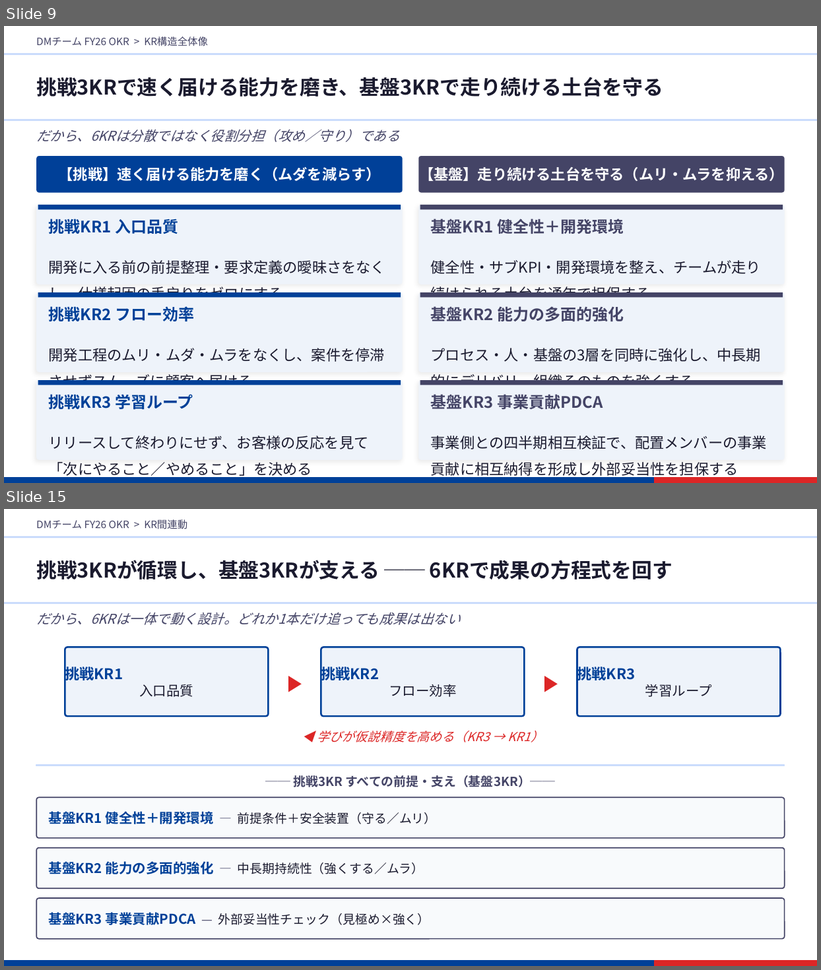
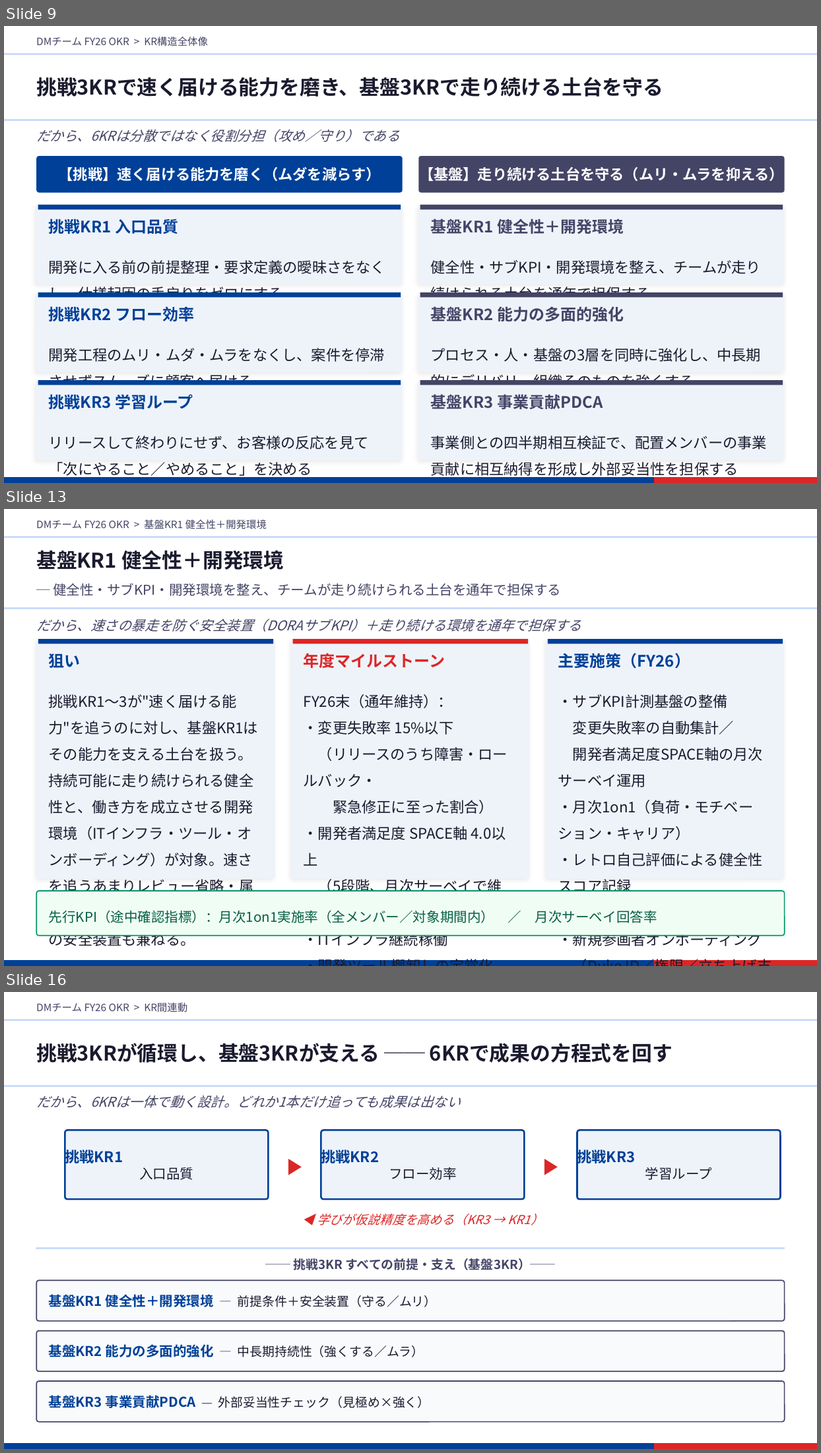
Before and after one commit to 4hey4hey/claude-workspace, a slide deck: outputs/pptx/2026-04-19_dm-okr-fy26-for-gm.pptx. Shown one above the other, each under a label of ours: slides 9 and 15 before the commit, slides 9, 13 and 16 after it; the slides between them are not shown. The pictures are 821x970 and 821x1453 pixels, drawn with LibreOffice and Linux fonts; fonts in the diff are those of the drawing. Boxes give left, top, right and bottom in pixels: in the first picture for what was removed or moved away, otherwise in the second. Text is boxed around its words. In the diff, an @@ line names an element or a change of style, - is before the commit and + after.

```diff
--- a/outputs/pptx/2026-04-19_dm-okr-fy26-for-gm.pptx
+++ b/outputs/pptx/2026-04-19_dm-okr-fy26-for-gm.pptx
@@ slide 13 added at bbox=[4, 509, 817, 966], background #FFFFFF @@
@@ text added at bbox=[36, 520, 267, 529], 9 pt, text #444466 @@
+DMチーム FY26 OKR > 基盤KR1 健全性＋開発環境
@@ rectangle added at bbox=[4, 537, 817, 537], fill #CADCFC, outline #CADCFC 1 pt @@
@@ text added at bbox=[36, 550, 284, 570], 18 pt, text #1A1A2E, bold @@
+基盤KR1 健全性＋開発環境
@@ text added at bbox=[53, 583, 561, 596], 12 pt, text #444466 @@
+─ 健全性・サブKPI・開発環境を整え、チームが走り続けられる土台を通年で担保する
@@ rectangle added at bbox=[4, 608, 817, 609], fill #CADCFC, outline #CADCFC 1 pt @@
@@ text added at bbox=[36, 619, 582, 632], 12 pt, text #444466, italic @@
+だから、速さの暴走を防ぐ安全装置（DORAサブKPI）＋走り続ける環境を通年で担保する
@@ rounded rectangle added at bbox=[36, 639, 275, 879], fill #EEF3FA @@
@@ rectangle added at bbox=[38, 639, 273, 644], fill #004098 @@
@@ rounded rectangle added at bbox=[291, 639, 529, 879], fill #EEF3FA @@
@@ rectangle added at bbox=[292, 639, 527, 644], fill #DC2626 @@
@@ rounded rectangle added at bbox=[547, 639, 785, 879], fill #EEF3FA @@
@@ rectangle added at bbox=[548, 639, 783, 644], fill #004098 @@
@@ text added at bbox=[49, 654, 81, 668], 14 pt, text #004098, bold @@
+狙い
@@ text added at bbox=[304, 653, 446, 668], 14 pt, text #DC2626, bold @@
+年度マイルストーン
@@ text added at bbox=[558, 653, 690, 669], 14 pt, text #004098, bold @@
+主要施策（FY26）
@@ text added at bbox=[49, 694, 258, 947], 13 pt, text #1A1A2E @@
+挑戦KR1〜3が"速く届ける能力"を追うのに対し、基盤KR1はその能力を支える土台を扱う。持続可能に走り続けられる健全性と、働き方を成立させる開発環境（ITインフラ・ツール・オンボーディング）が対象。速さを追うあまりレビュー省略・属人化・恒常残業に陥らないための安全装置も兼ねる。
@@ text added at bbox=[304, 694, 508, 947], 13 pt, text #1A1A2E @@
+FY26末（通年維持）：
+・変更失敗率 15%以下
+（リリースのうち障害・ロールバック・
+緊急修正に至った割合）
+・開発者満足度 SPACE軸 4.0以上
+（5段階、月次サーベイで維持）
+・ITインフラ継続稼働
+・開発ツール棚卸しの定常化
@@ text added at bbox=[558, 694, 763, 947], 13 pt, text #1A1A2E @@
+・サブKPI計測基盤の整備
+変更失敗率の自動集計／
+開発者満足度SPACE軸の月次サーベイ運用
+・月次1on1（負荷・モチベーション・キャリア）
+・レトロ自己評価による健全性スコア記録
+・AVD／EDRの可用性維持
+・新規参画者オンボーディング
+（Duke ID／権限／立ち上げ支援）の標準化
@@ rounded rectangle added at bbox=[36, 891, 785, 936], fill #F0FDF4, outline #059669 1 pt @@
@@ text added at bbox=[49, 910, 657, 923], 12 pt, text #065F46 @@
+先行KPI（途中確認指標）：月次1on1実施率（全メンバー／対象期間内） ／ 月次サーベイ回答率
@@ rectangle added at bbox=[4, 961, 655, 966], fill #004098, outline #004098 1 pt @@
@@ rectangle added at bbox=[655, 961, 817, 966], fill #DC2626, outline #DC2626 1 pt @@
@@ what was slide 15 is now slide 16 @@
```
Also in this commit, not shown: 5 slides changed, 1 other slide added, 1 slide removed, 7 other files.
